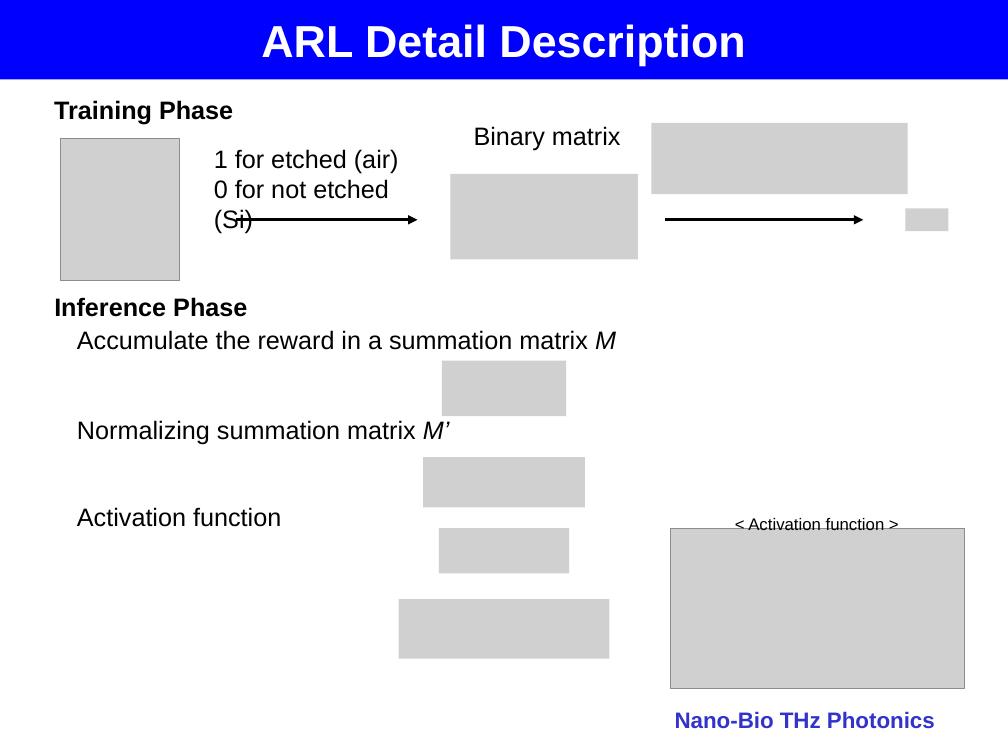
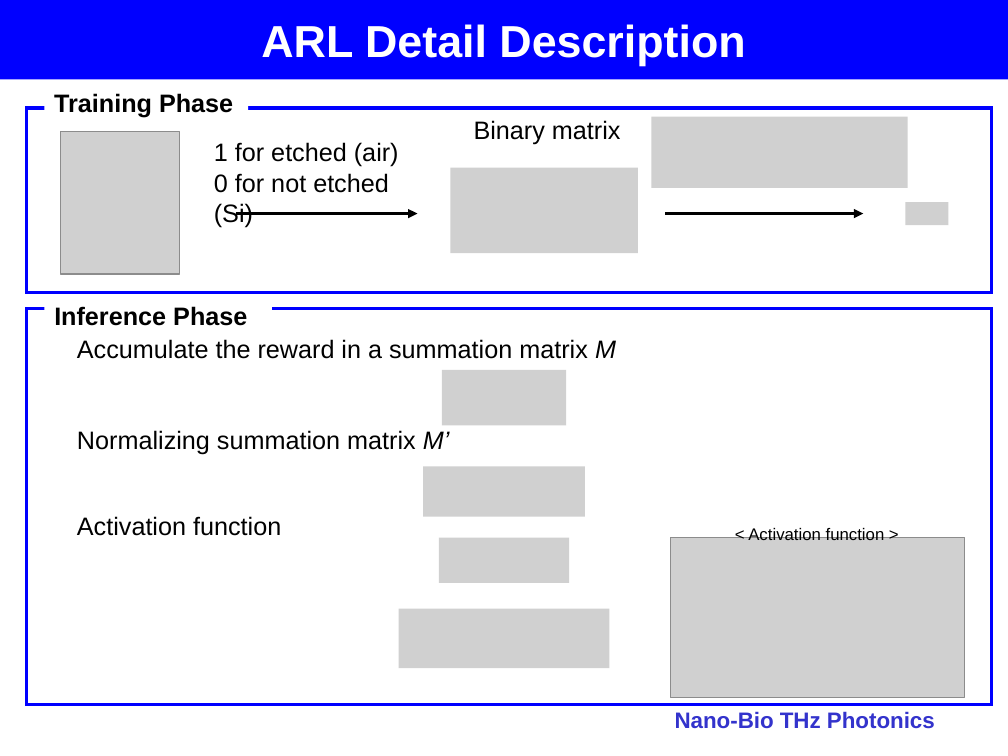
Before and after one commit to jglee96/NBTP_Lab, a slide deck: slide 23 of 개인/석사학위논문/Thesis_Presentation_v2.pptx. Drawn at 1008x756 pixels with LibreOffice and Linux fonts; fonts in the diff are those of the drawing; grey boxes stand for pictures; background and template pictures are left out. Boxes give left, top, right and bottom in pixels: in the first picture for what was removed or moved away, otherwise in the second. Text is boxed around its words. In the diff, an @@ line names an element or a change of style, - is before the commit and + after.

```diff
--- a/개인/석사학위논문/Thesis_Presentation_v2.pptx
+++ b/개인/석사학위논문/Thesis_Presentation_v2.pptx
@@ rectangle "Training Phase" at (44, 83, 248, 123): fill none to #FFFFFF @@
@@ rectangle added at (26, 108, 991, 292), outline #0000FF 2.25 pt @@
@@ 4 pictures, 2 texts, 2 arrows, 1 rectangle: place and size @@
-4 pictures, 2 texts, 2 arrows, 1 rectangle at (54, 100, 949, 280)
+4 pictures, 2 texts, 2 arrows, 1 rectangle at (44, 83, 949, 274)
@@ rectangle "Inference Phase" at (44, 296, 272, 337): fill none to #FFFFFF @@
@@ rectangle added at (26, 308, 991, 705), outline #0000FF 2.25 pt @@
@@ 5 pictures, 4 texts, 1 rectangle: place and size @@
-5 pictures, 4 texts, 1 rectangle at (54, 297, 965, 688)
+5 pictures, 4 texts, 1 rectangle at (44, 296, 965, 698)
```
Also in this commit, not shown: 14 other slides changed, 2 slides added, 1 slide removed, 5 other files.
